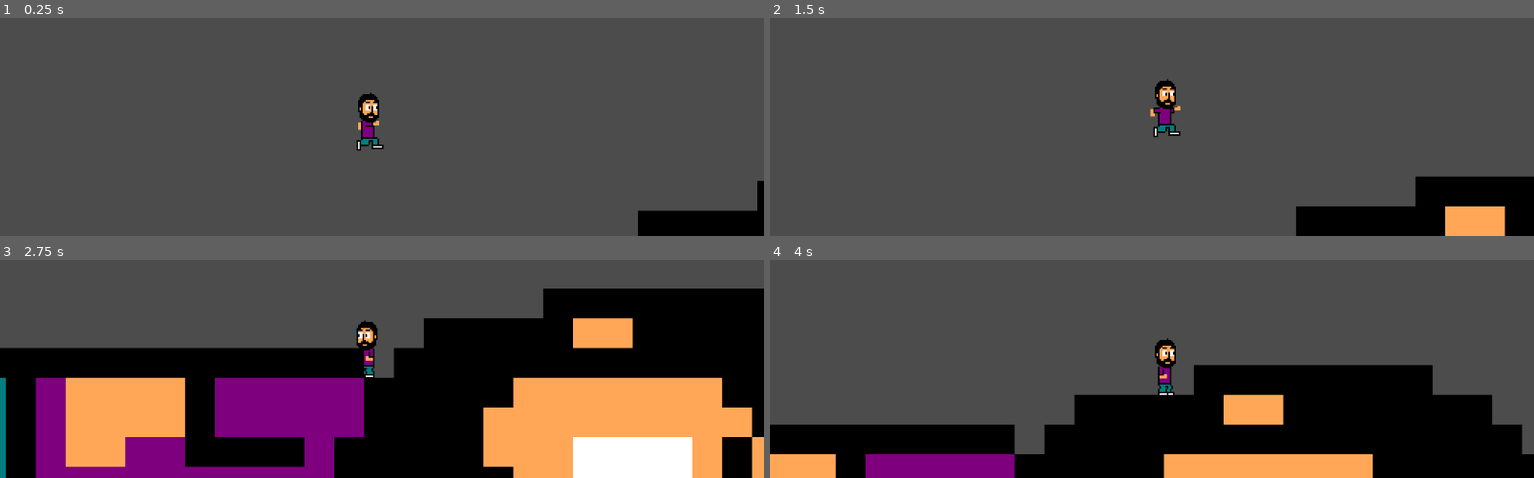
Above: before the commit, frames 1-4 (two rows, left to right).
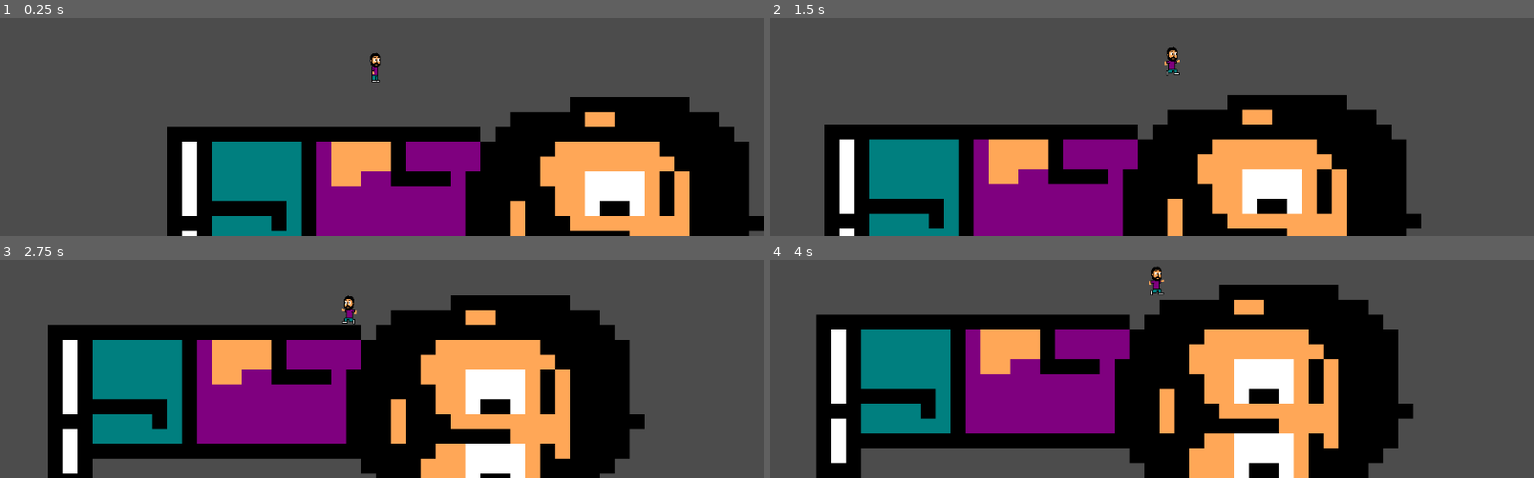
Above: after the commit, the same moments.

Repository: Guilherme-Calland/super_mega_guacamole
Game: Godot game, scene res://Scenes/TestScene.tscn
The game is run twice, just before and just after one commit, with the same random seed, the same clock (stepped at 60 frames per second) and the same inputs. The project has no main scene, so this scene is started directly.
Inputs:
- Up to frame 1 (0.25 s): no input
- Up to frame 2 (1.5 s): hold D (right) from 0.53 s (still down); tap Space (jump) at 0.77 s
- Up to frame 3 (2.75 s): tap Space (jump) at 1.52 s; release D (right) at 2.03 s; hold A (left) from 2.03 s (still down)
- Up to frame 4 (4 s): release A (left) at 2.78 s; hold D (right) from 2.78 s (still down); tap Space (jump) at 3.02, 3.77 s

The runs differ from the first frame. In frame 1, 41% of the frame differs, in the area x 21-100%, y 15-100%; in frame 2, 45%; in frame 3, 58%, in the area x 0-100%, y 13-100%; in frame 4, 56%.

Commit message:
running

Diff:
--- a/Scenes/Player.tscn
+++ b/Scenes/Player.tscn
@@ -17,20 +17,20 @@
 "name": "idle",
 "speed": 5.0
 }, {
-"frames": [ ExtResource( 3 ), ExtResource( 4 ), ExtResource( 5 ), ExtResource( 4 ) ],
-"loop": true,
-"name": "walk",
-"speed": 10.0
-}, {
 "frames": [ ExtResource( 1 ), ExtResource( 9 ), ExtResource( 1 ), ExtResource( 8 ) ],
 "loop": true,
 "name": "run",
-"speed": 10.0
+"speed": 5.0
 }, {
 "frames": [ ExtResource( 7 ) ],
 "loop": true,
 "name": "jump",
 "speed": 5.0
+}, {
+"frames": [ ExtResource( 3 ), ExtResource( 4 ), ExtResource( 5 ), ExtResource( 4 ) ],
+"loop": true,
+"name": "walk",
+"speed": 10.0
 } ]
 
 [sub_resource type="RectangleShape2D" id=2]
@@ -42,9 +42,8 @@
 
 [node name="PlayerAnimatedSprite" type="AnimatedSprite" parent="."]
 frames = SubResource( 1 )
-animation = "run"
-frame = 2
-speed_scale = 0.5
+animation = "idle"
+frame = 1
 playing = true
 
 [node name="PlayerCollision" type="CollisionShape2D" parent="."]
@@ -55,5 +54,4 @@
 [node name="Camera2D" type="Camera2D" parent="."]
 position = Vector2( 9.24208, -61.8831 )
 current = true
-zoom = Vector2( 0.5, 0.5 )
 smoothing_enabled = true
--- a/Scenes/TestScene.tscn
+++ b/Scenes/TestScene.tscn
@@ -22,34 +22,40 @@
 
 [node name="Player" parent="." instance=ExtResource( 2 )]
 position = Vector2( 4.66541, -109.637 )
+speed = 200
 
-[node name="KinematicBody2D" type="KinematicBody2D" parent="."]
+[node name="Floor" type="KinematicBody2D" parent="."]
 position = Vector2( 3.01471, 63.308 )
 collision_layer = 2
 collision_mask = 0
 
-[node name="Sprite" type="Sprite" parent="KinematicBody2D"]
+[node name="Sprite" type="Sprite" parent="Floor"]
 position = Vector2( 122.527, 24.1011 )
 rotation = 1.5708
 scale = Vector2( 20, 20 )
 texture = ExtResource( 1 )
 
-[node name="CollisionShape2D" type="CollisionShape2D" parent="KinematicBody2D"]
+[node name="CollisionShape2D" type="CollisionShape2D" parent="Floor"]
+visible = false
 position = Vector2( -68.6403, -37.5364 )
 shape = SubResource( 1 )
 
-[node name="CollisionShape2D2" type="CollisionShape2D" parent="KinematicBody2D"]
+[node name="CollisionShape2D2" type="CollisionShape2D" parent="Floor"]
+visible = false
 position = Vector2( 243.506, -31.2885 )
 shape = SubResource( 2 )
 
-[node name="CollisionShape2D3" type="CollisionShape2D" parent="KinematicBody2D"]
+[node name="CollisionShape2D3" type="CollisionShape2D" parent="Floor"]
+visible = false
 position = Vector2( 324.209, -62.105 )
 shape = SubResource( 3 )
 
-[node name="CollisionShape2D4" type="CollisionShape2D" parent="KinematicBody2D"]
+[node name="CollisionShape2D4" type="CollisionShape2D" parent="Floor"]
+visible = false
 position = Vector2( 322.104, -85.2629 )
 shape = SubResource( 4 )
 
-[node name="CollisionShape2D5" type="CollisionShape2D" parent="KinematicBody2D"]
+[node name="CollisionShape2D5" type="CollisionShape2D" parent="Floor"]
+visible = false
 position = Vector2( 342.104, -103.158 )
 shape = SubResource( 5 )
--- a/Scripts/Player.gd
+++ b/Scripts/Player.gd
@@ -6,8 +6,6 @@
 export var speed = 100
 export var jump_speed = 300
 var motion = Vector2(0,0)
-
-# var gravity : Gravity
 
 func _physics_process(delta):
 	move_and_slide(motion, UP)
Binary file changed: Organization/diagram.png
